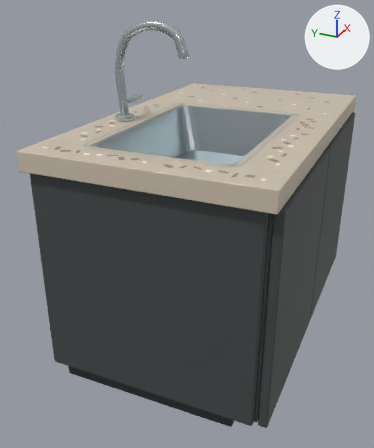
What one commit did to the glTF model assets/3d/native/kitchenModernSinkCharcoal.glb.
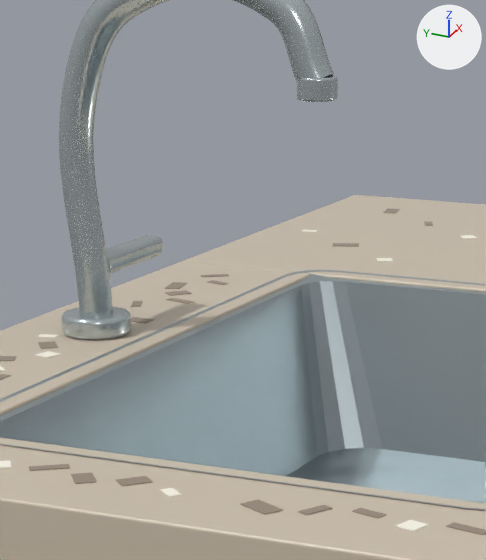
The first picture shows the older version from a camera (50 mm lens) standing at (-2.53, -0.95, 1.85) and looking at (-0.16, 0.12, 0.66). The close-ups show the older and then the newer version on the part from 27% to 61% of the width and 7% to 40% of the height of that picture. Only the edits that show in the close-ups are written down. The axes (+X, +Y, +Z) are drawn at upper right. The lights are the same throughout. Where no turn or scale is listed for an object, it has been applied to the vertices.

The first close-up shows 'Curved mixer tap', 'Mixer tap base', 'Recessed sink bowl', 'Single lever mixer handle', 'Tap aerator', 'Thick stone worktop', 'Thick stone worktop.001', 'Thick stone worktop.003' and 25 more.
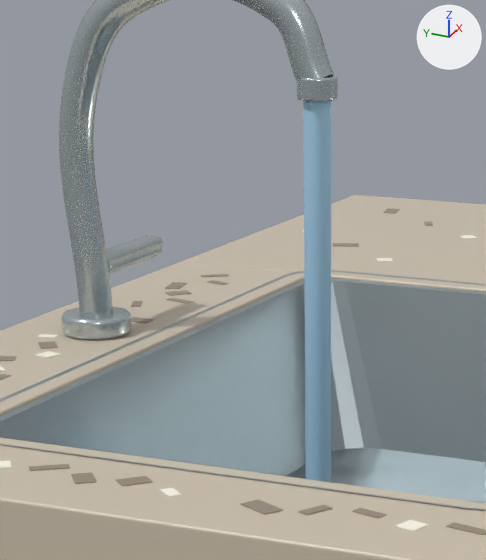
Changed parts and their boxes (x1, y1, x2, y2) in the close-ups (486 x 560 px):
'Interaction water', added (blue): after (303, 101, 331, 482)

The edits, one by one:
Material 'blue' (mat_blue) is new.
Its base color is (0.397, 0.665, 0.871) (blue #a9d5f0).
Its roughness is 0.72.
Mesh me_cylinder_197 is new.
It has 256 vertices, 508 faces and spans x -0.017..0.017, y -0.017..0.017, z -0.28..0.28.
It uses material mat_blue (blue #a9d5f0).
Object 'Interaction water' (ob_interaction_water) is new; it shows me_cylinder_197.
Its location is (-0.25, 0.1, 1.27).
